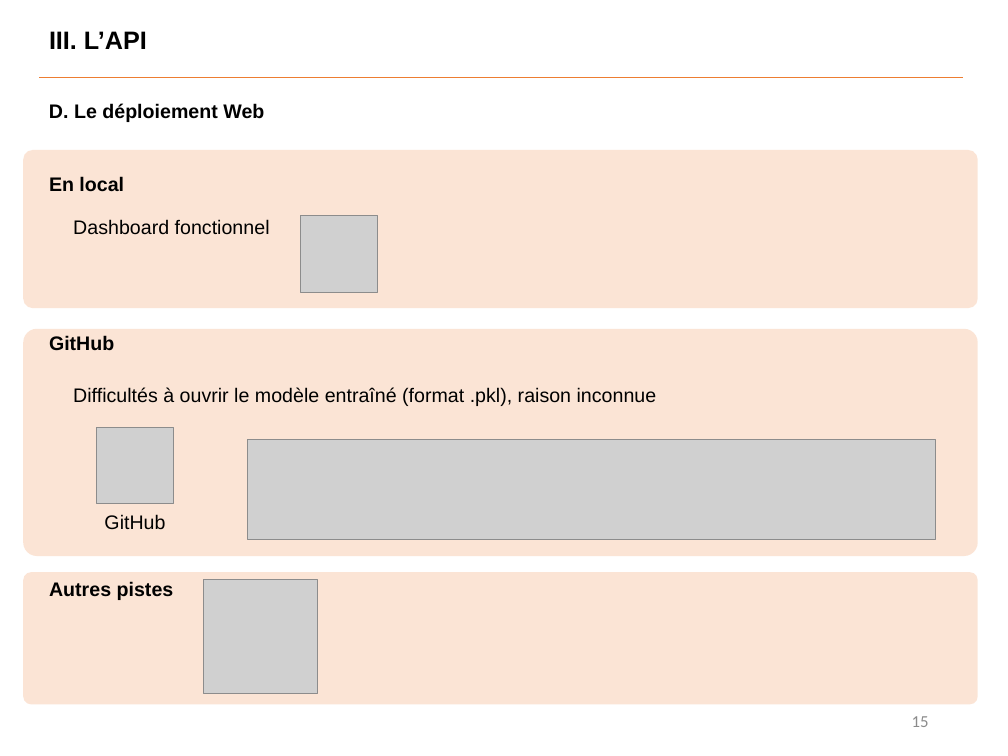
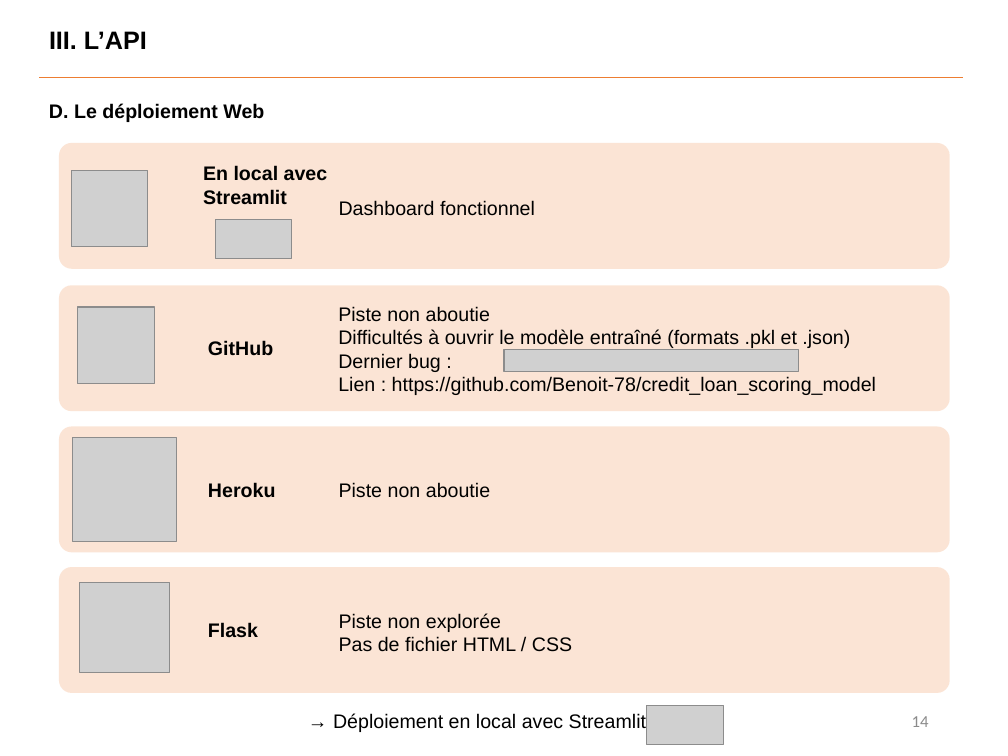
Before and after one commit to Benoit-78/P7_credit_loan_scoring_model, a slide deck: slide 14 of soutenance/P7_soutenance.pptx (slide 15 before the commit). Drawn at 1008x756 pixels with LibreOffice and Linux fonts; fonts in the diff are those of the drawing; grey boxes stand for pictures. Boxes give left, top, right and bottom in pixels: in the first picture for what was removed or moved away, otherwise in the second. Text is boxed around its words. In the diff, an @@ line names an element or a change of style, - is before the commit and + after.

```diff
--- a/soutenance/P7_soutenance.pptx
+++ b/soutenance/P7_soutenance.pptx
@@ rounded rectangle: place and size @@
-rounded rectangle at box(23, 150, 978, 308)
+rounded rectangle at box(58, 143, 950, 269)
@@ picture: place and size @@
-picture at box(300, 216, 377, 292)
+picture at box(72, 170, 148, 247)
@@ text at box(203, 165, 328, 205): text changed @@
-En local
+En local avec
+Streamlit
@@ text "Dashboard fonctionnel": place and size @@
-text "Dashboard fonctionnel" at box(73, 219, 270, 235)
+text "Dashboard fonctionnel" at box(339, 200, 535, 216)
@@ picture added at box(215, 220, 291, 258) @@
@@ rounded rectangle added at box(58, 285, 950, 411), fill #F8CBAD at 50% opacity @@
@@ picture: place and size @@
-picture at box(97, 427, 173, 504)
+picture at box(78, 307, 154, 384)
@@ text at box(338, 306, 876, 395): text changed @@
-Difficultés à ouvrir le modèle entraîné (format .pkl), raison inconnue
+Piste non aboutie
+Difficultés à ouvrir le modèle entraîné (formats .pkl et .json)
+Dernier bug :
+Lien : https://github.com/Benoit-78/credit_loan_scoring_model
@@ text "GitHub": place and size @@
-text "GitHub" at box(49, 335, 114, 351)
+text "GitHub" at box(208, 340, 273, 356)
@@ picture: place and size @@
-picture at box(247, 439, 935, 539)
+picture at box(504, 350, 798, 372)
@@ proportions changed in 3 elements at box(58, 568, 950, 694), box(58, 143, 950, 269), box(58, 426, 950, 552) @@
@@ rounded rectangle: place and size @@
-rounded rectangle at box(23, 329, 978, 555)
+rounded rectangle at box(58, 426, 950, 552)
@@ picture: place and size @@
-picture at box(204, 580, 318, 694)
+picture at box(73, 437, 176, 541)
@@ text added at box(208, 482, 276, 498), 14 pt, text #000000, bold @@
+Heroku
@@ text added at box(339, 482, 490, 498), 14 pt, text #000000 @@
+Piste non aboutie
@@ text removed at box(104, 514, 165, 530) @@
-GitHub
@@ rounded rectangle: place and size @@
-rounded rectangle at box(23, 573, 978, 705)
+rounded rectangle at box(58, 568, 950, 694)
@@ text removed at box(49, 581, 174, 600) @@
-Autres pistes
@@ picture added at box(80, 583, 170, 673) @@
@@ text added at box(208, 622, 258, 638), 14 pt, text #000000, bold @@
+Flask
@@ text added at box(339, 613, 572, 652), 14 pt, text #000000 @@
+Piste non explorée
+Pas de fichier HTML / CSS
@@ text added at box(333, 713, 646, 732), 14 pt, text #000000 @@
+→ Déploiement en local avec Streamlit
@@ picture added at box(647, 706, 724, 744) @@
@@ page number at box(912, 716, 929, 727): text changed @@
-15
+14
```
Also in this commit, not shown: 19 other slides changed, 3 slides added, 2 slides removed, 1 other file.
